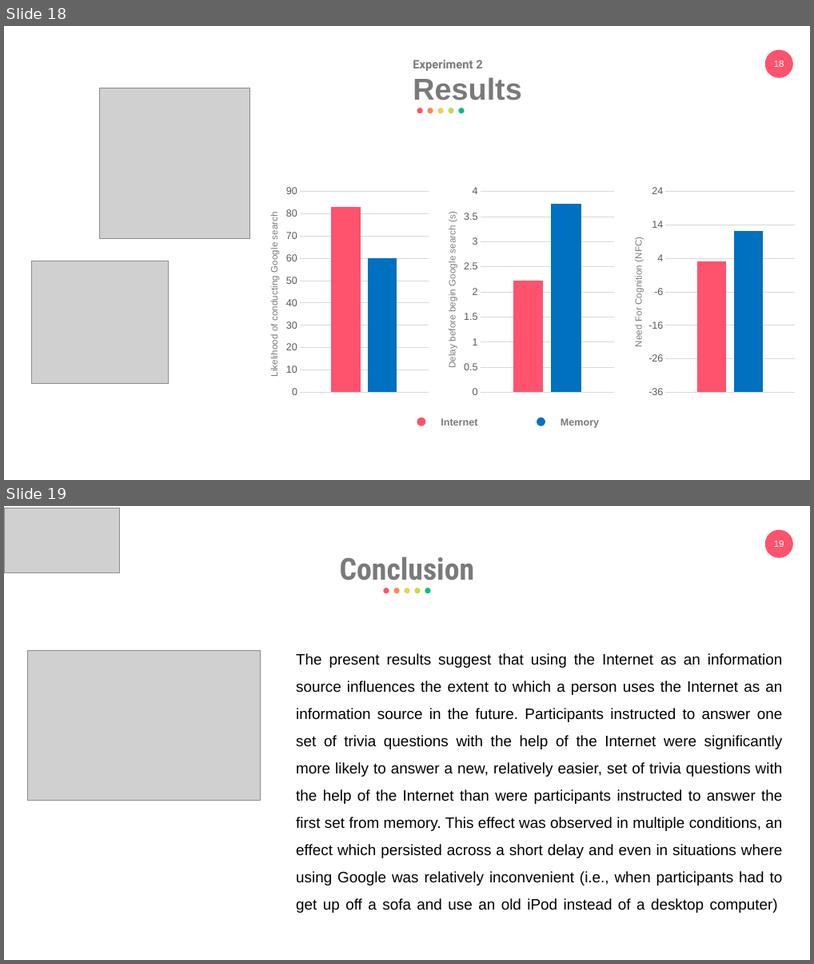
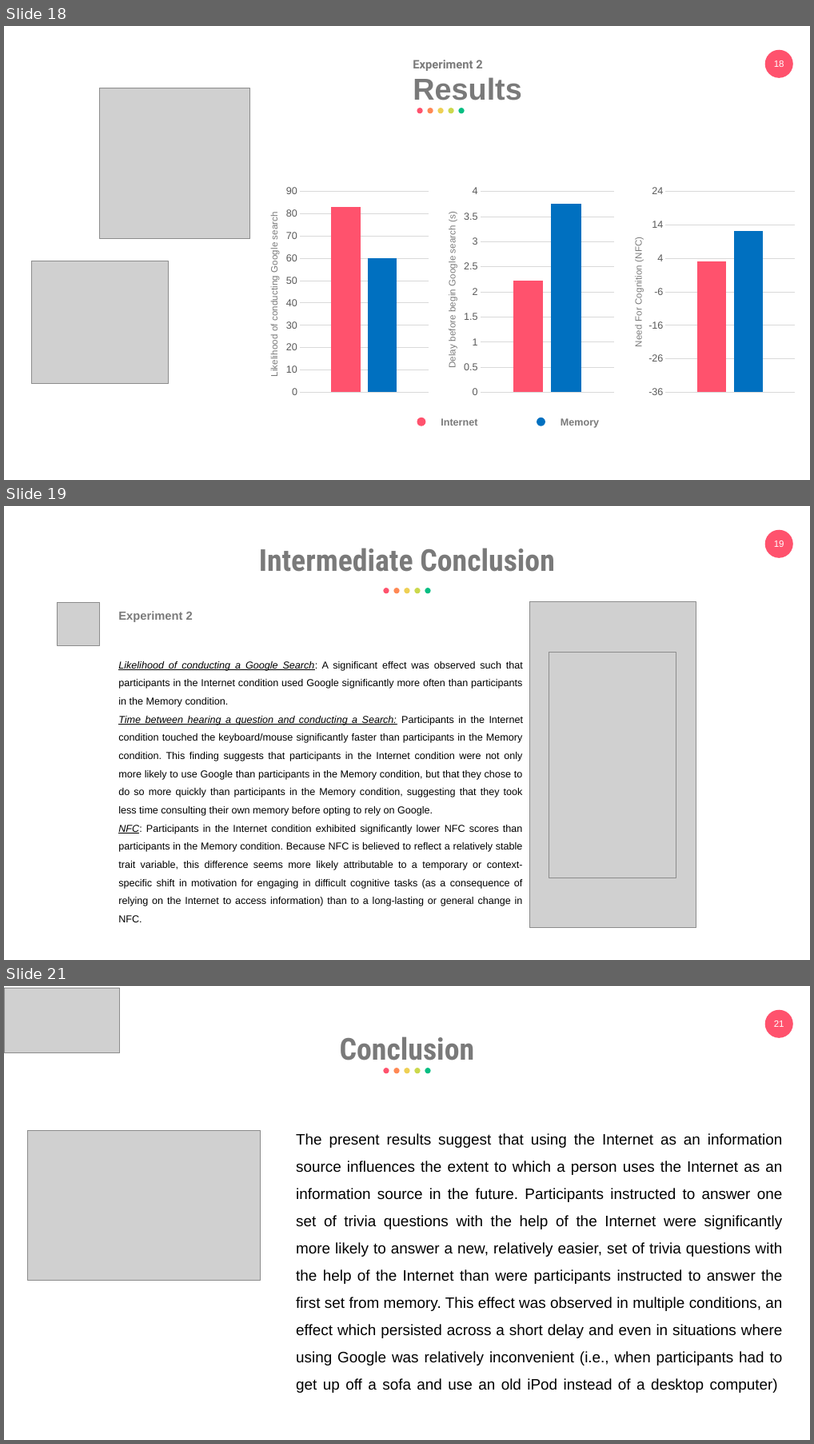
Before and after one commit to eemintz/ResearchML, a slide deck: PresentationEliyahuMintz.pptx. Shown one above the other, each under a label of ours: slides 18 and 19 before the commit, slides 18, 19 and 21 after it; the slides between them are not shown. The pictures are 814x964 and 814x1444 pixels, drawn with LibreOffice and Linux fonts; fonts in the diff are those of the drawing; grey boxes stand for pictures. Boxes give left, top, right and bottom in pixels: in the first picture for what was removed or moved away, otherwise in the second. Text is boxed around its words. In the diff, an @@ line names an element or a change of style, - is before the commit and + after.

```diff
--- a/PresentationEliyahuMintz.pptx
+++ b/PresentationEliyahuMintz.pptx
@@ slide 19 added at [4,506,810,960], background #FFFFFF; not listed: 2 template elements that a slide beside it also shows @@
@@ text added at [259,548,554,572], 36 pt, text #7A7A7A, bold @@
+Intermediate Conclusion
@@ group added at [384,588,431,594]: 5 ellipses @@
@@ picture added at [530,601,696,927] @@
@@ picture added at [57,602,99,645] @@
@@ text added at [118,611,193,622], 14 pt, text #7A7A7A, bold @@
+Experiment 2
@@ text added at [118,661,524,922], 12 pt, text #000000 @@
+Likelihood of conducting a Google Search: A significant effect was observed such that participants in the Internet condition used Google significantly more often than participants in the Memory condition.
+Time between hearing a question and conducting a Search: Participants in the Internet condition touched the keyboard/mouse significantly faster than participants in the Memory condition. This finding suggests that participants in the Internet condition were not only more likely to use Google than participants in the Memory condition, but that they chose to do so more quickly than participants in the Memory condition, suggesting that they took less time consulting their own memory before opting to rely on Google.
+NFC: Participants in the Internet condition exhibited significantly lower NFC scores than participants in the Memory condition. Because NFC is believed to reflect a relatively stable trait variable, this difference seems more likely attributable to a temporary or context-specific shift in motivation for engaging in difficult cognitive tasks (as a consequence of relying on the Internet to access information) than to a long-lasting or general change in NFC.
@@ picture added at [550,652,677,877] @@
@@ what was slide 19 is now slide 21 @@
@@ page number at [774,1020,785,1027]: text changed @@
-19
+21
```
Also in this commit, not shown: 5 slides changed, 2 other slides added, 2 slides removed.
